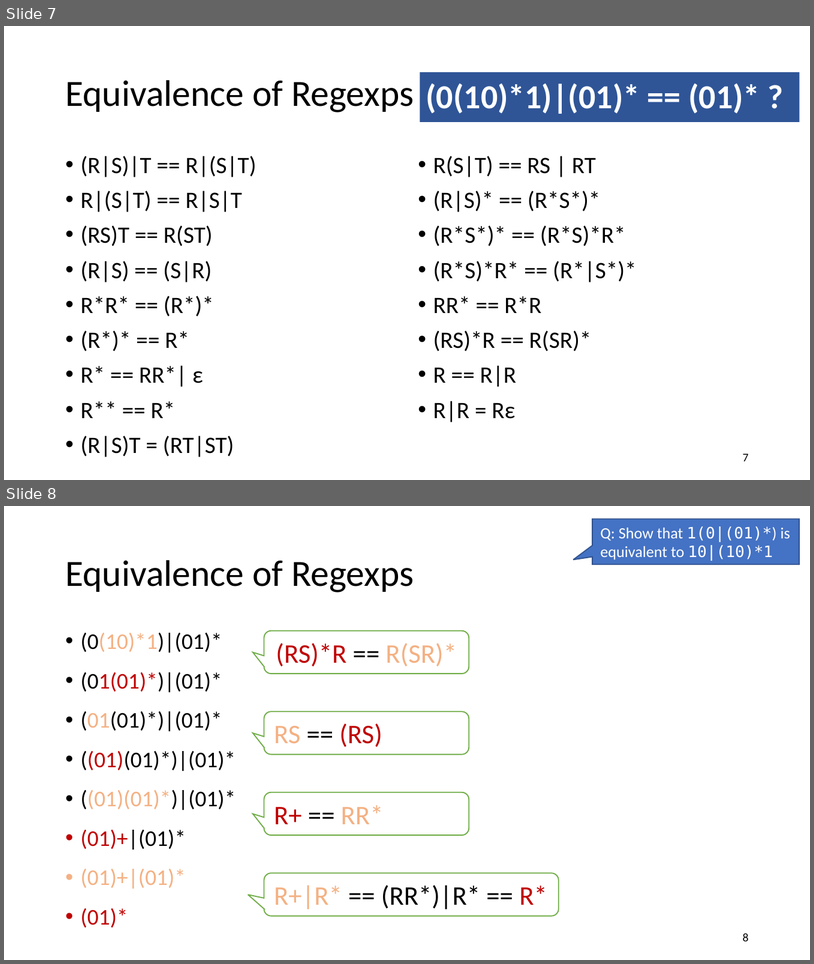
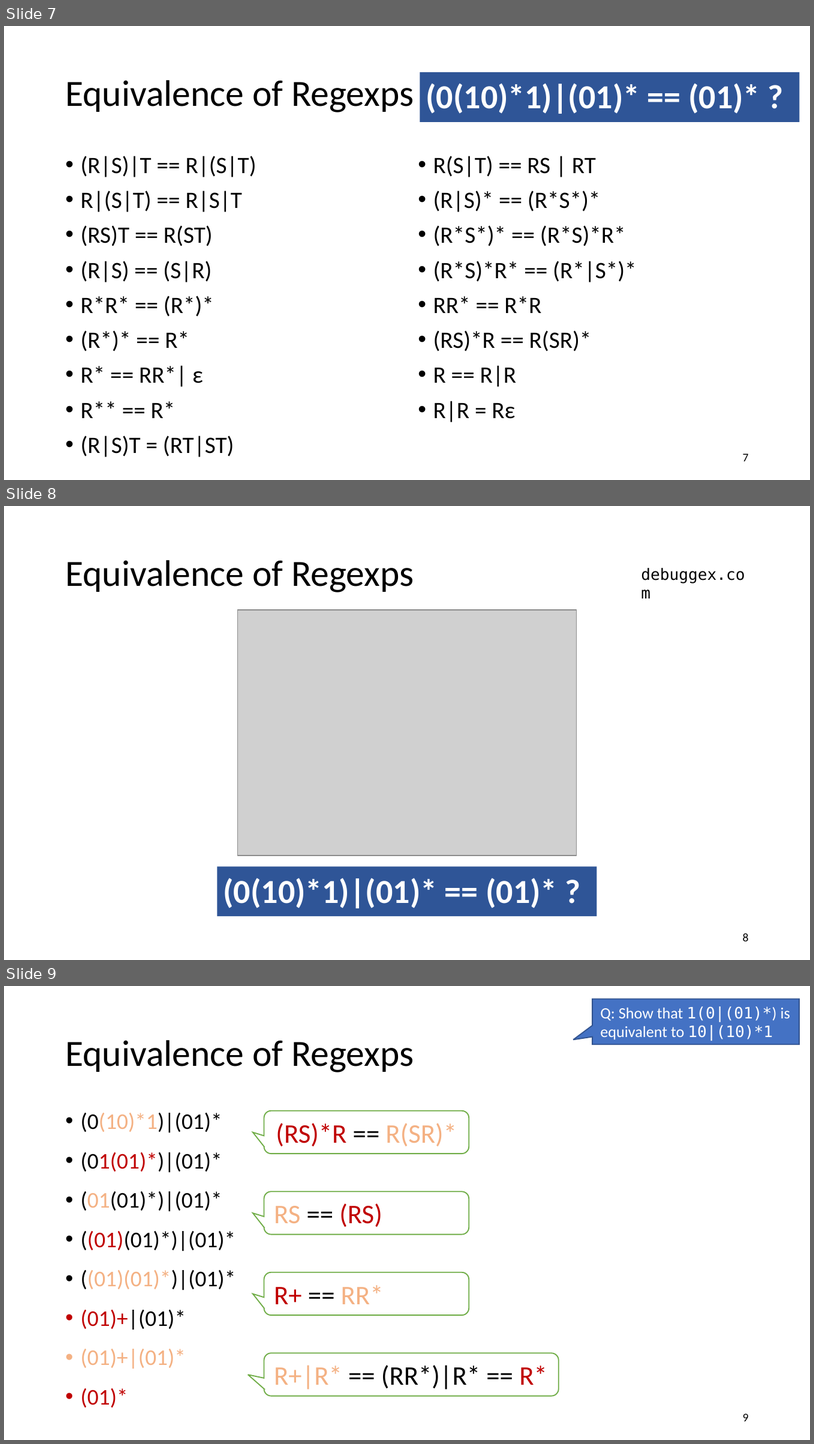
Before and after one commit to anoopsarkar/compilers-class, a slide deck: assets/ppt/lex/lex3-regexps-are-trees.pptx. Shown one above the other, each under a label of ours: slides 7 and 8 before the commit, slides 7, 8 and 9 after it. The pictures are 814x964 and 814x1444 pixels, drawn with LibreOffice and Linux fonts; fonts in the diff are those of the drawing; grey boxes stand for pictures. Boxes give left, top, right and bottom in pixels: in the first picture for what was removed or moved away, otherwise in the second. Text is boxed around its words. In the diff, an @@ line names an element or a change of style, - is before the commit and + after.

```diff
--- a/assets/ppt/lex/lex3-regexps-are-trees.pptx
+++ b/assets/ppt/lex/lex3-regexps-are-trees.pptx
@@ slide 8 added at (4, 506, 810, 960), background #FFFFFF @@
@@ title added at (65, 560, 414, 592), 33 pt, text #000000 @@
+Equivalence of Regexps
@@ text added at (641, 568, 745, 583), 14 pt, text #000000 @@
+debuggex.com
@@ picture added at (238, 610, 576, 855) @@
@@ rectangle added at (217, 867, 597, 916), fill #2F5597, 30 pt, text #FFFFFF, bold @@
+(0(10)*1)|(01)* == (01)* ?
@@ page number added at (743, 933, 749, 941), 10.5 pt, text #000000 @@
+8
@@ what was slide 8 is now slide 9 @@
@@ page number at (743, 1413, 749, 1421): text changed @@
-8
+9
```
Also in this commit, not shown: 1 slide changed, 3 other files.
